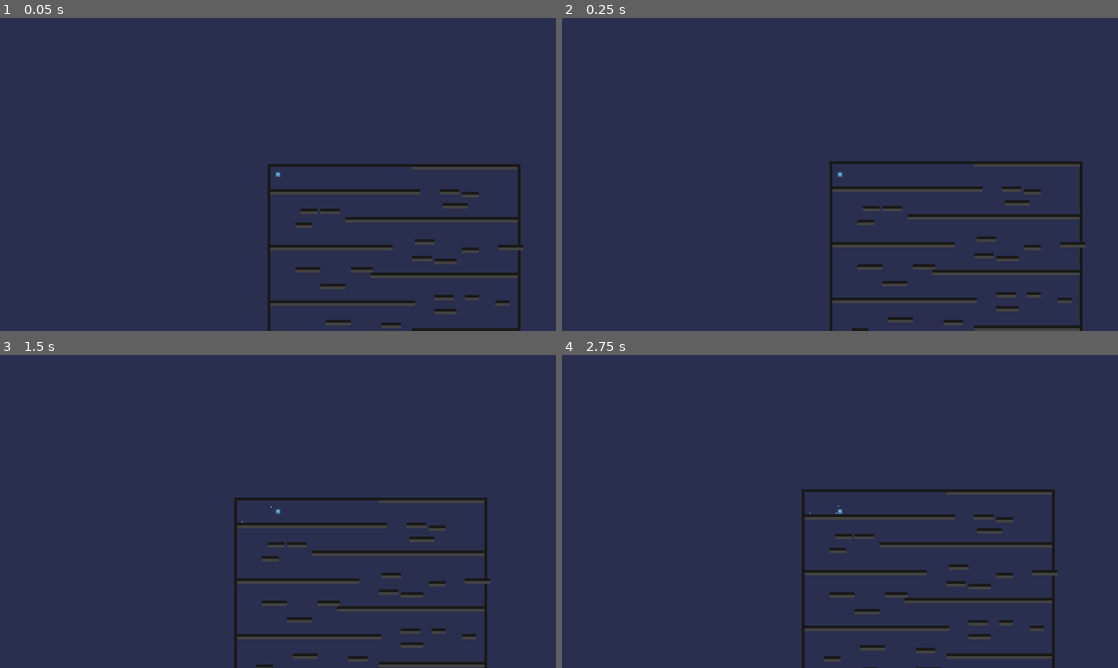
Above: before the commit, frames 1-4 (two rows, left to right).
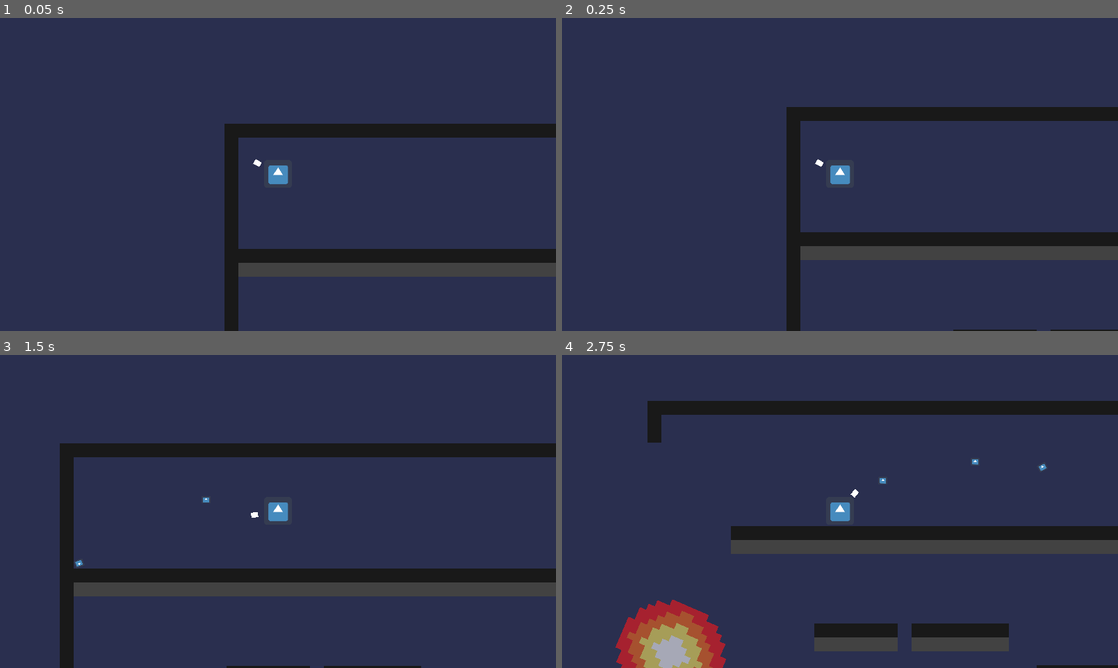
Above: after the commit, the same moments.

Repository: MarinMario/Procedural-Game
Game: Godot game, scene res://LevelGenerator/LevelGenerator.tscn
Same seed, same stepped clock (60 frames per second), same inputs: the game is played once before the commit and once after it. The engine's default icon, where the game draws it, is replaced by a stand-in: a white triangle on a blue panel in a dark square.
Inputs (mouse positions are in pixels of both pictures, inside the frame that each line leads up to):
- Up to frame 1 (0.05 s): no input
- Up to frame 2 (0.25 s): no input
- Up to frame 3 (1.5 s): tap Enter (attack) at 0.5, 1.35 s; move the mouse to (400, 495) at 0.52 s; hold Enter (attack) 0.53-1.28 s; hold Right (ui_right) from 0.53 s (still down); tap Space (jump) at 0.77 s; move the mouse to (166, 527) at 1.27 s
- Up to frame 4 (2.75 s): tap Space (jump) at 1.52 s; move the mouse to (895, 442) at 2.02 s; release Right (ui_right) at 2.03 s; hold Left (ui_left) from 2.03 s (still down); hold Enter (attack) from 2.03 s (still down)

The runs differ from the first frame. In frame 1, 9.6% of the frame differs, in the area x 40-100%, y 33-100%; in frame 2, 9.5%; in frame 3, 12%; in frame 4, 14%, in the area x 9-100%, y 14-100%.

Commit message:
feat: explosions

Diff:
--- a/Procedural-Game/Bomb/Bomb.gd
+++ b/Procedural-Game/Bomb/Bomb.gd
@@ -1,17 +1,31 @@
 extends RigidBody2D
 
 var tilemap: Node2D
+var speed := 500
 
-func _on_ExplodeTimer_timeout():
+func _ready():
+	var impulse = (get_global_mouse_position() - global_position).normalized()
+	apply_impulse(Vector2.ZERO, impulse * speed)
+
+func explode():
 	if tilemap != null:
 		var cell_position = tilemap.world_to_map(position)
-		var r = range(-1 * (randi() % 5 + 3), randi() % 5 + 3)
+		var r = range(-5, 5)
 		for column in r:
 			for row in r:
 				var cell := Vector2(cell_position.x + row, cell_position.y + column)
 				get_parent().remove_cell(cell)
+	spawn_explosion()
 	queue_free()
 
 func _on_DamageArea_body_entered(body):
 	if body is TileMap:
 		tilemap = body
+
+func spawn_explosion():
+	var explosion = Global.EXPLOSION.instance()
+	explosion.global_position = global_position
+	get_parent().add_child(explosion)
+
+func _on_ExplodeTimer_timeout():
+	explode()
--- a/Procedural-Game/Bomb/Bomb.tscn
+++ b/Procedural-Game/Bomb/Bomb.tscn
@@ -7,9 +7,11 @@
 radius = 13.0885
 
 [sub_resource type="CircleShape2D" id=2]
-radius = 45.4279
+radius = 139.725
 
 [node name="Bomb" type="RigidBody2D"]
+mass = 10.0
+gravity_scale = 10.0
 script = ExtResource( 2 )
 
 [node name="Sprite" type="Sprite" parent="."]
@@ -25,11 +27,10 @@
 position = Vector2( 26.0678, 0 )
 
 [node name="CollisionShape2D" type="CollisionShape2D" parent="DamageArea"]
-position = Vector2( -26.6985, 0.840897 )
+position = Vector2( -26.6985, 0.630673 )
 shape = SubResource( 2 )
 
 [node name="ExplodeTimer" type="Timer" parent="."]
-wait_time = 3.0
 one_shot = true
 autostart = true
 [connection signal="body_entered" from="DamageArea" to="." method="_on_DamageArea_body_entered"]
--- /dev/null
+++ b/Procedural-Game/Bomb/Explosion.gd
@@ -0,0 +1,8 @@
+extends Node2D
+
+
+func _ready():
+	$AnimationPlayer.play("start")
+
+func _on_AnimationPlayer_animation_finished(anim_name):
+	self.queue_free()
--- /dev/null
+++ b/Procedural-Game/Bomb/Explosion.tscn
@@ -0,0 +1,58 @@
+[gd_scene load_steps=4 format=2]
+
+[ext_resource path="res://Bomb/Explosion.png" type="Texture" id=1]
+[ext_resource path="res://Bomb/Explosion.gd" type="Script" id=2]
+
+[sub_resource type="Animation" id=1]
+resource_name = "start"
+length = 0.5
+tracks/0/type = "value"
+tracks/0/path = NodePath("Sprite:scale")
+tracks/0/interp = 1
+tracks/0/loop_wrap = true
+tracks/0/imported = false
+tracks/0/enabled = true
+tracks/0/keys = {
+"times": PoolRealArray( 0, 0.5 ),
+"transitions": PoolRealArray( 1, 1 ),
+"update": 0,
+"values": [ Vector2( 1e-05, 1e-05 ), Vector2( 10, 10 ) ]
+}
+tracks/1/type = "value"
+tracks/1/path = NodePath("Sprite:rotation_degrees")
+tracks/1/interp = 1
+tracks/1/loop_wrap = true
+tracks/1/imported = false
+tracks/1/enabled = true
+tracks/1/keys = {
+"times": PoolRealArray( 0, 0.5 ),
+"transitions": PoolRealArray( 1, 1 ),
+"update": 0,
+"values": [ 0.0, 500.0 ]
+}
+tracks/2/type = "value"
+tracks/2/path = NodePath("Sprite:modulate")
+tracks/2/interp = 1
+tracks/2/loop_wrap = true
+tracks/2/imported = false
+tracks/2/enabled = true
+tracks/2/keys = {
+"times": PoolRealArray( 0, 0.3, 0.5 ),
+"transitions": PoolRealArray( 1, 1, 1 ),
+"update": 0,
+"values": [ Color( 1, 1, 1, 1 ), Color( 1, 1, 1, 1 ), Color( 1, 1, 1, 0 ) ]
+}
+
+[node name="Explosion" type="Node2D"]
+script = ExtResource( 2 )
+
+[node name="Sprite" type="Sprite" parent="."]
+modulate = Color( 1, 1, 1, 0 )
+rotation = 6.28319
+scale = Vector2( 2, 2 )
+texture = ExtResource( 1 )
+offset = Vector2( 0, 1 )
+
+[node name="AnimationPlayer" type="AnimationPlayer" parent="."]
+anims/start = SubResource( 1 )
+[connection signal="animation_finished" from="AnimationPlayer" to="." method="_on_AnimationPlayer_animation_finished"]
--- a/Procedural-Game/Global/Global.gd
+++ b/Procedural-Game/Global/Global.gd
@@ -1,3 +1,4 @@
 extends Node2D
 
 const BOMB := preload("res://Bomb/Bomb.tscn")
+const EXPLOSION := preload("res://Bomb/Explosion.tscn")
--- a/Procedural-Game/Player/Player.gd
+++ b/Procedural-Game/Player/Player.gd
@@ -10,14 +10,21 @@
 
 var jump_timer = 0.5
 
+var shoot_timer := 0.0
+
 func _physics_process(delta):
 	var direction_x :=  Input.get_action_strength("ui_right") - Input.get_action_strength("ui_left")
 	velocity.x = direction_x * move_speed
 
 	if Input.is_action_just_pressed("reload"):
 		get_tree().reload_current_scene()
-	if Input.is_action_just_pressed("attack"):
-		spawn_bomb()
+
+	$SpawnBombPosition.look_at(get_global_mouse_position())
+
+	shoot_timer += delta
+	if Input.is_action_pressed("attack") and shoot_timer > 0.3:
+		spawn_bomb(500)
+		shoot_timer = 0
 	if Input.is_action_just_pressed("jump") and jump_times > 0:
 		velocity.y = -jump_force
 		jump_times -= 1
@@ -38,7 +45,10 @@
 		velocity = Vector2.ZERO
 		jump_times = max_jump_times
 
-func spawn_bomb():
-	var bomb := Global.BOMB.instance()
-	bomb.global_position = self.global_position
+func spawn_bomb(speed):
+	var bomb: RigidBody2D = Global.BOMB.instance()
+	var p = $SpawnBombPosition/Pos
+	bomb.global_position = p.global_position
+	bomb.speed = speed
+
 	get_parent().add_child(bomb)
--- a/Procedural-Game/Player/Player.tscn
+++ b/Procedural-Game/Player/Player.tscn
@@ -19,4 +19,18 @@
 
 [node name="Camera2D" type="Camera2D" parent="."]
 current = true
-zoom = Vector2( 5, 5 )
+
+[node name="SpawnBombPosition" type="Node2D" parent="."]
+position = Vector2( -1.52588e-05, 0.44545 )
+
+[node name="Pos" type="Position2D" parent="SpawnBombPosition"]
+position = Vector2( 54.3449, -0.8909 )
+
+[node name="ColorRect" type="ColorRect" parent="SpawnBombPosition/Pos"]
+margin_left = -8.0
+margin_top = -5.0
+margin_right = 8.0
+margin_bottom = 7.0
+__meta__ = {
+"_edit_use_anchors_": false
+}
Binary file added: Procedural-Game/Bomb/Explosion.png
Not shown, added: Procedural-Game/Bomb/Explosion.png.import
